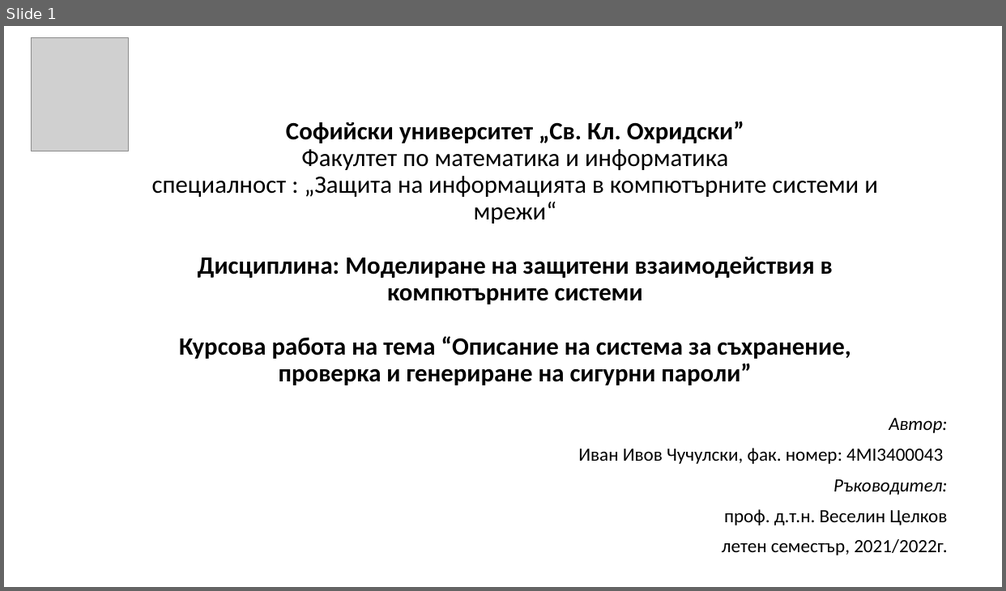
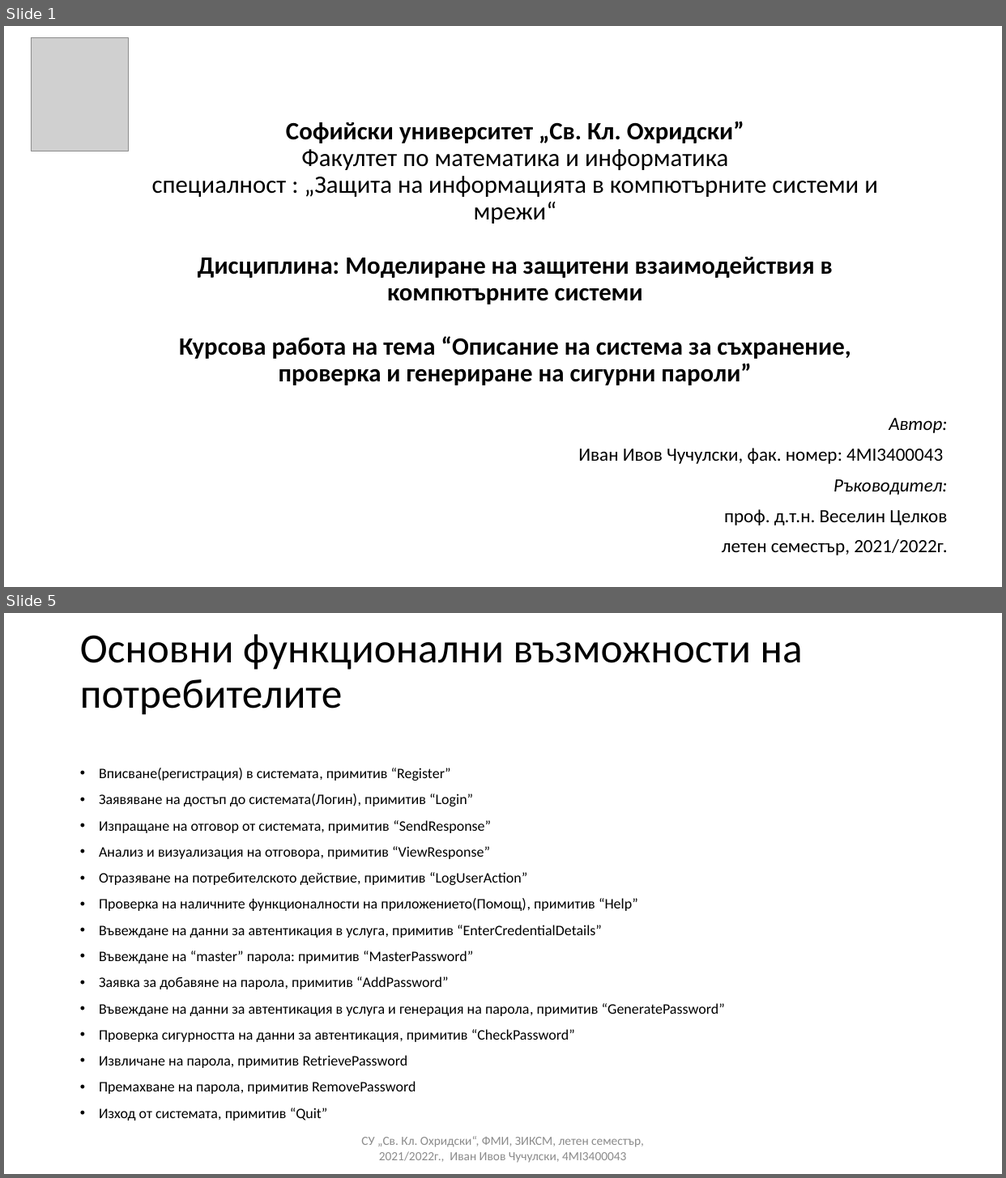
Before and after one commit to ivanchuchulski/secure-interactions-modeling, a slide deck: secure-interactions-modeling-project-Ivan-Chuchulski-4MI3400043.pptx. Shown one above the other, each under a label of ours: slide 1 before the commit, slides 1 and 5 after it; the slides between them are not shown. The pictures are 1006x591 and 1006x1178 pixels, drawn with LibreOffice and Linux fonts; fonts in the diff are those of the drawing; grey boxes stand for pictures. Boxes give left, top, right and bottom in pixels: in the first picture for what was removed or moved away, otherwise in the second. Text is boxed around its words. In the diff, an @@ line names an element or a change of style, - is before the commit and + after.

```diff
--- a/secure-interactions-modeling-project-Ivan-Chuchulski-4MI3400043.pptx
+++ b/secure-interactions-modeling-project-Ivan-Chuchulski-4MI3400043.pptx
@@ slide 5 added at box(4, 613, 1002, 1174), background #FFFFFF @@
@@ title added at box(80, 634, 803, 715), 40 pt, text #000000 @@
+Основни функционални възможности на потребителите
@@ text added at box(99, 768, 725, 1121), 14 pt, text #000000 @@
+• Вписване(регистрация) в системата, примитив “Register”
+• Заявяване на достъп до системата(Логин), примитив “Login”
+• Изпращане на отговор от системата, примитив “SendResponse”
+• Анализ и визуализация на отговора, примитив “ViewResponse”
+• Отразяване на потребителското действие, примитив “LogUserAction”
+• Проверка на наличните функционалности на приложението(Помощ), примитив “Help”
+• Въвеждане на данни за автентикация в услуга, примитив “EnterCredentialDetails”
+• Въвеждане на “master” парола: примитив “MasterPassword”
+• Заявка за добавяне на парола, примитив “AddPassword”
+• Въвеждане на данни за автентикация в услуга и генерация на парола, примитив “GeneratePassword”
+• Проверка сигурността на данни за автентикация, примитив “CheckPassword”
+• Извличане на парола, примитив RetrievePassword
+• Премахване на парола, примитив RemovePassword
+• Изход от системата, примитив “Quit”
@@ text added at box(361, 1136, 644, 1163), 12 pt, text #8C8C8C @@
+СУ „Св. Кл. Охридски“, ФМИ, ЗИКСМ, летен семестър, 2021/2022г., Иван Ивов Чучулски, 4MI3400043
```
Also in this commit, not shown: 2 slides changed, 15 other slides added, 1 other file.
